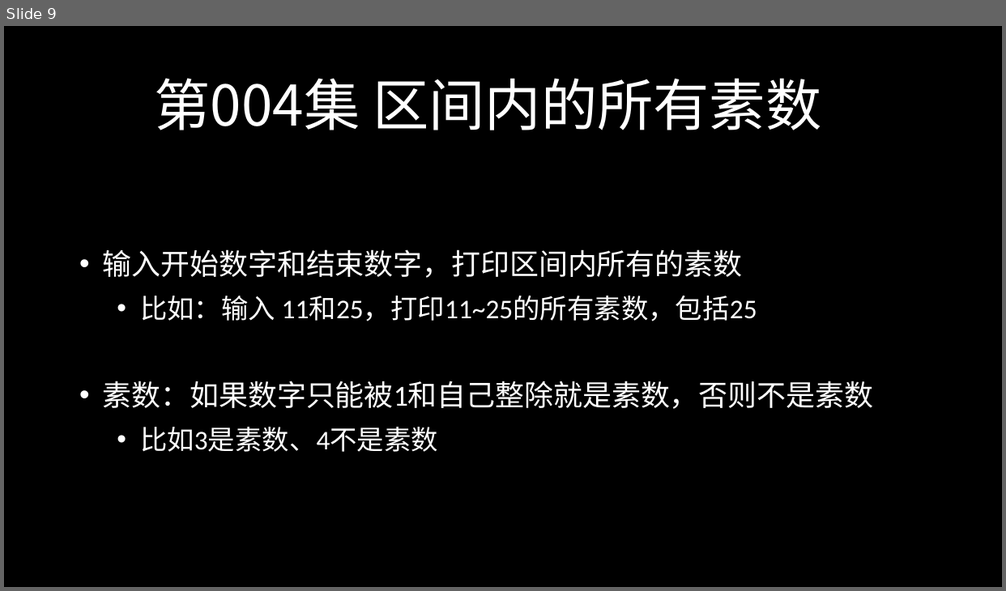
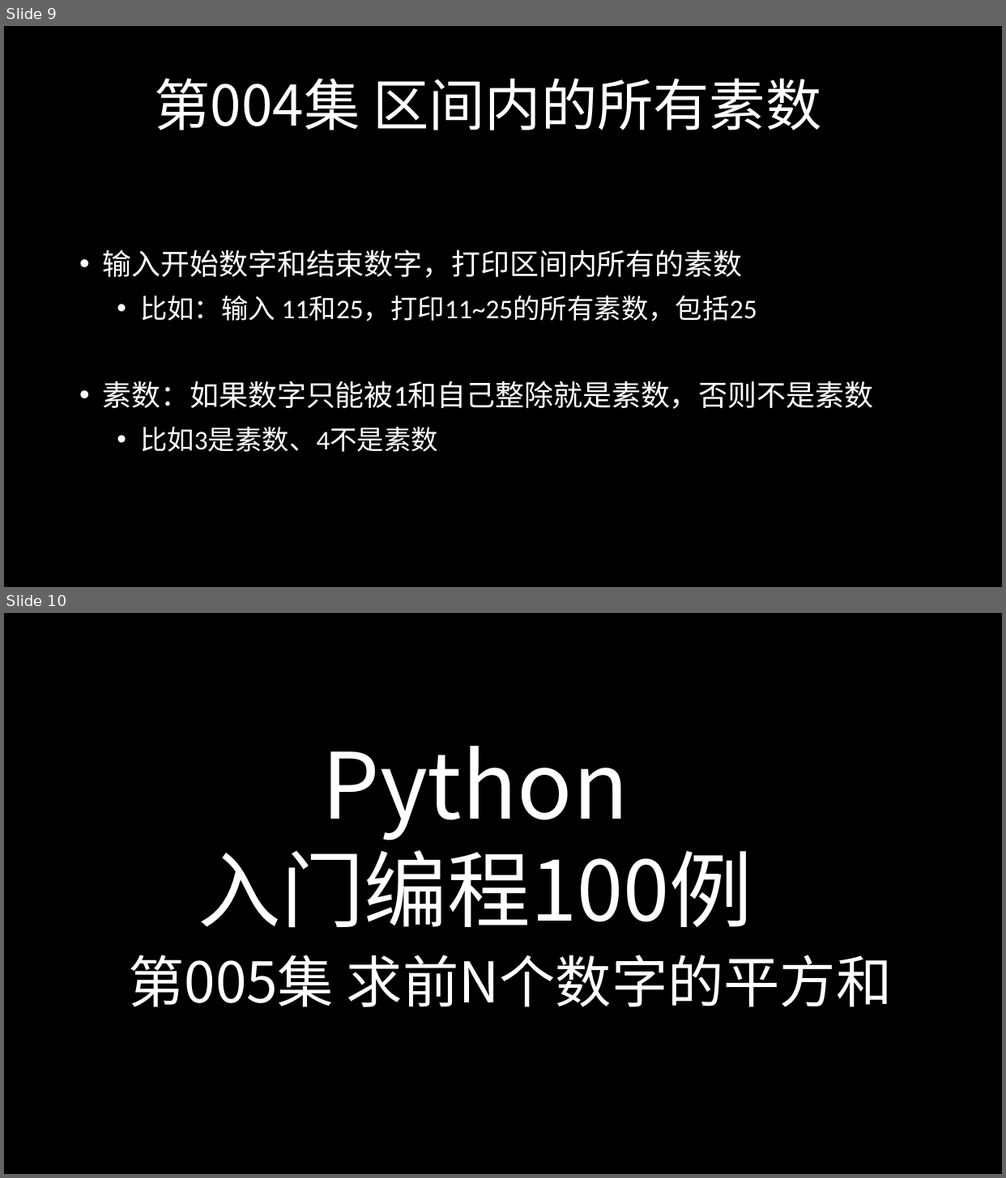
Before and after one commit to peiss/ant-learn-python-100P, a slide deck: docs/Python入门编程100例.pptx. Shown one above the other, each under a label of ours: slide 9 before the commit, slides 9 and 10 after it. The pictures are 1006x591 and 1006x1178 pixels, drawn with LibreOffice and Linux fonts; fonts in the diff are those of the drawing; background and template pictures are left out. Boxes give left, top, right and bottom in pixels: in the first picture for what was removed or moved away, otherwise in the second. Text is boxed around its words. In the diff, an @@ line names an element or a change of style, - is before the commit and + after.

```diff
--- a/docs/Python入门编程100例.pptx
+++ b/docs/Python入门编程100例.pptx
@@ slide 10 added at <box>4,613,1002,1174</box>, background picture (left out) @@
@@ text added at <box>198,746,753,928</box>, 80 pt, text #FFFFFF @@
+Python
+入门编程100例
@@ text added at <box>128,955,893,1007</box>, 54 pt, text #FFFFFF @@
+第005集 求前N个数字的平方和
```
Also in this commit, not shown: 3 other slides added, 1 other file.
